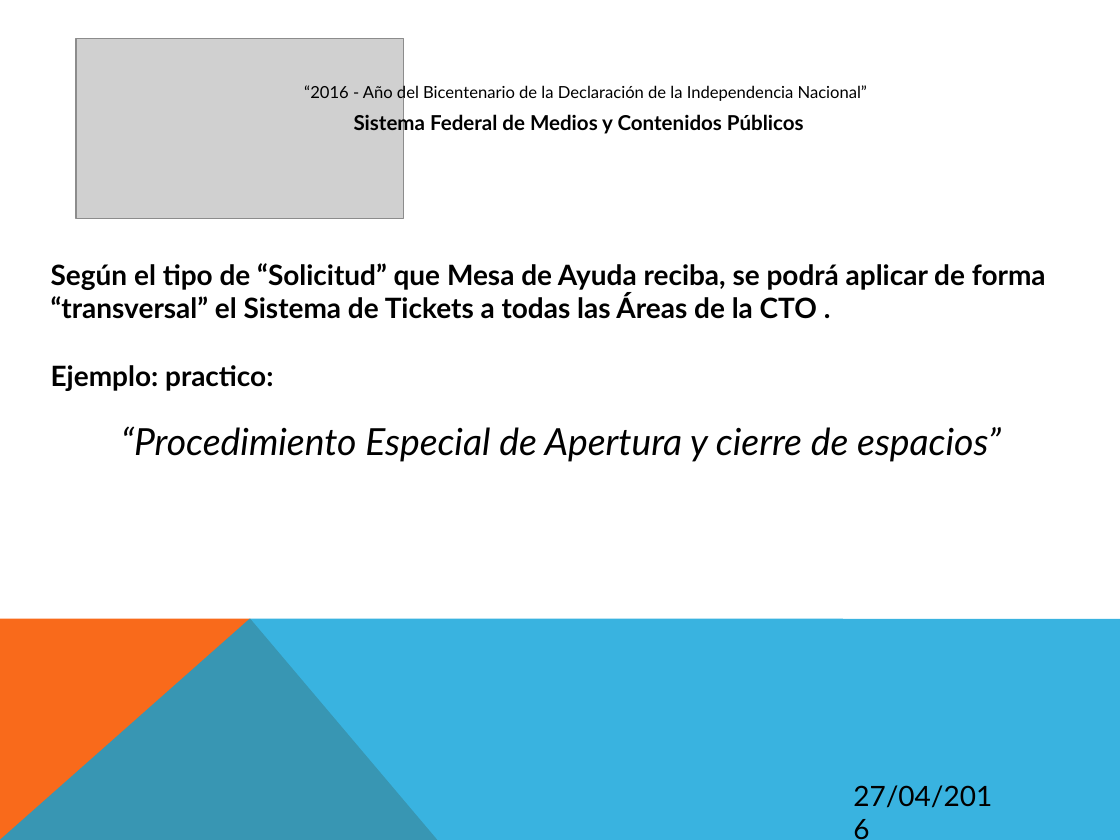
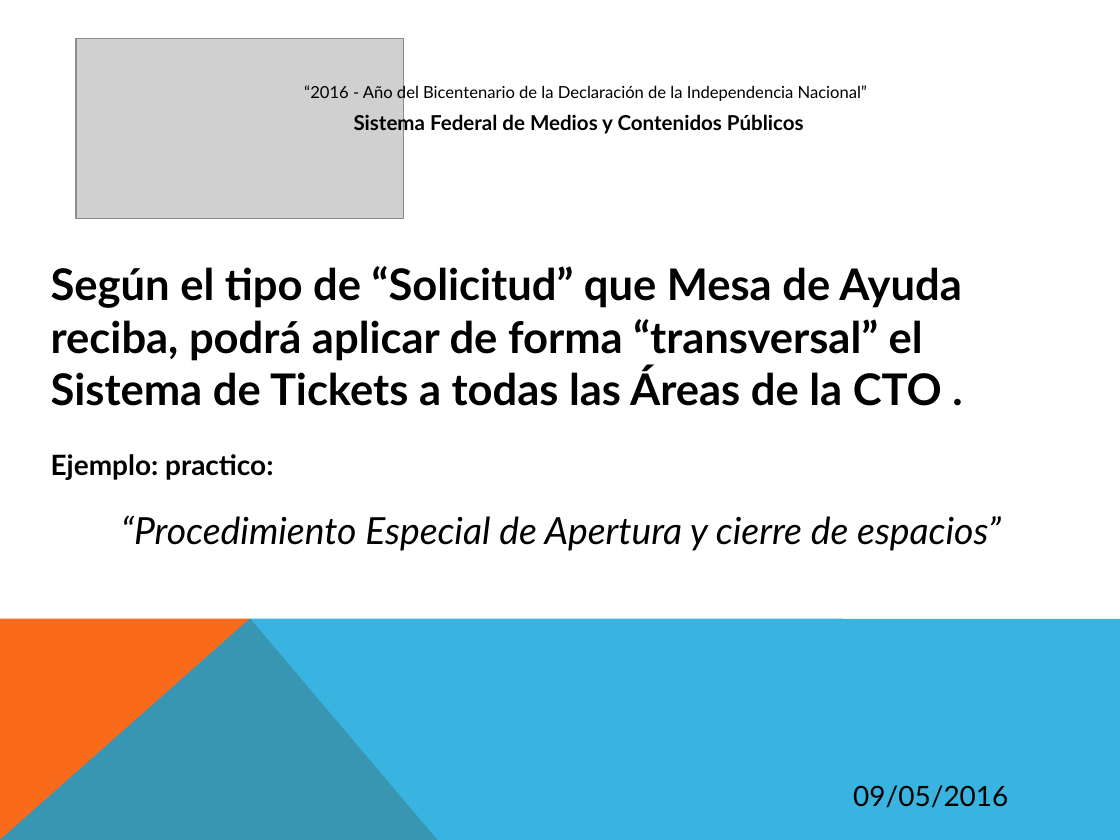
Before and after one commit to jsrxar/dge, a slide deck: slide 4 of 2-calidad/4-capacitaciones/Capacitaciones/CTO - Capacitacion Sistema de Tickets (Apertura Espacios).pptx (slide 3 before the commit). Drawn at 1120x840 pixels with LibreOffice and Linux fonts; fonts in the diff are those of the drawing; grey boxes stand for pictures. Boxes give left, top, right and bottom in pixels: in the first picture for what was removed or moved away, otherwise in the second. Text is boxed around its words. In the diff, an @@ line names an element or a change of style, - is before the commit and + after.

```diff
--- a/2-calidad/4-capacitaciones/Capacitaciones/CTO - Capacitacion Sistema de Tickets (Apertura Espacios).pptx
+++ b/2-calidad/4-capacitaciones/Capacitaciones/CTO - Capacitacion Sistema de Tickets (Apertura Espacios).pptx
@@ text at (x1=51, y1=266, x2=962, y2=406): text changed; size 18 to 28 pt @@
-Según el tipo de “Solicitud” que Mesa de Ayuda reciba, se podrá aplicar de forma “transversal” el Sistema de Tickets a todas las Áreas de la CTO .
+Según el tipo de “Solicitud” que Mesa de Ayuda reciba, podrá aplicar de forma “transversal” el Sistema de Tickets a todas las Áreas de la CTO .
@@ text at (x1=853, y1=785, x2=1008, y2=808): text changed @@
-27/04/2016
+09/05/2016
```
Also in this commit, not shown: 8 other slides changed, 2 slides added, 36 other files.
